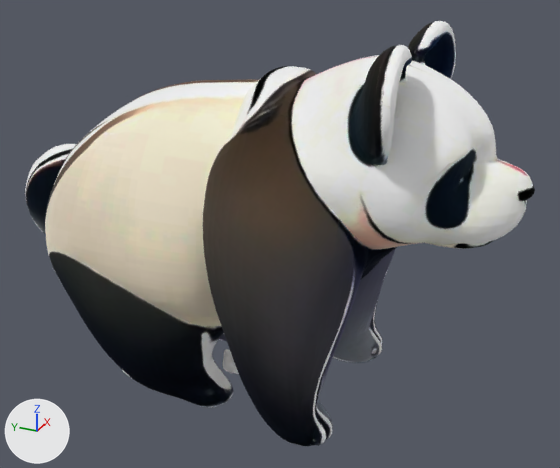
The glTF model saga-assets/creatures3d/panda.glb, before and after one commit.
Camera for both pictures: a camera (50 mm lens) standing at (-1.701, -0.868, 1.304) and looking at (0.015, -0.095, 0.445). The lights are fixed; the arrows at lower left show +X, +Y and +Z. The picture after the commit comes second.

The scene before the commit, as lines of its bpy script (objects in view):
```python
mat_material_0 = principled_material('Material_0')
mat_material_0.texture = img_image_0
mat_material_0.metallic = 1.0
mat_material_0.roughness = 1.0
me_geometry_0 = bpy.data.meshes.new('geometry_0')
me_geometry_0.from_pydata(...)  # 6773 vertices, 13429 faces; spans x -0.329..0.329, y -0.722..0.722, z 0.0..1.0
me_geometry_0.materials.append(mat_material_0)  # picture img_image_0
ob_geometry_0 = bpy.data.objects.new('geometry_0', me_geometry_0)
ob_geometry_0.location = (0.0, 0.0, 0.0)
```
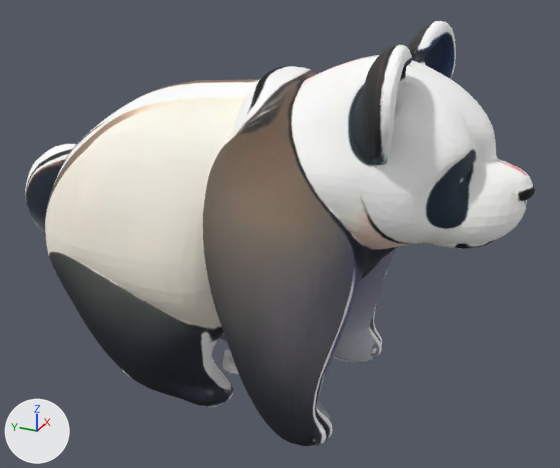
Boxes (x1, y1, x2, y2) around the edits, measured in the pictures (560 x 468 px):
'geometry_0', surface changed: (25, 21, 535, 447) in both

Edits to the bpy script that builds the scene:
```text
Change mat_material_0:
    mat_material_0.metallic: 1.0 -> 0.0
```
